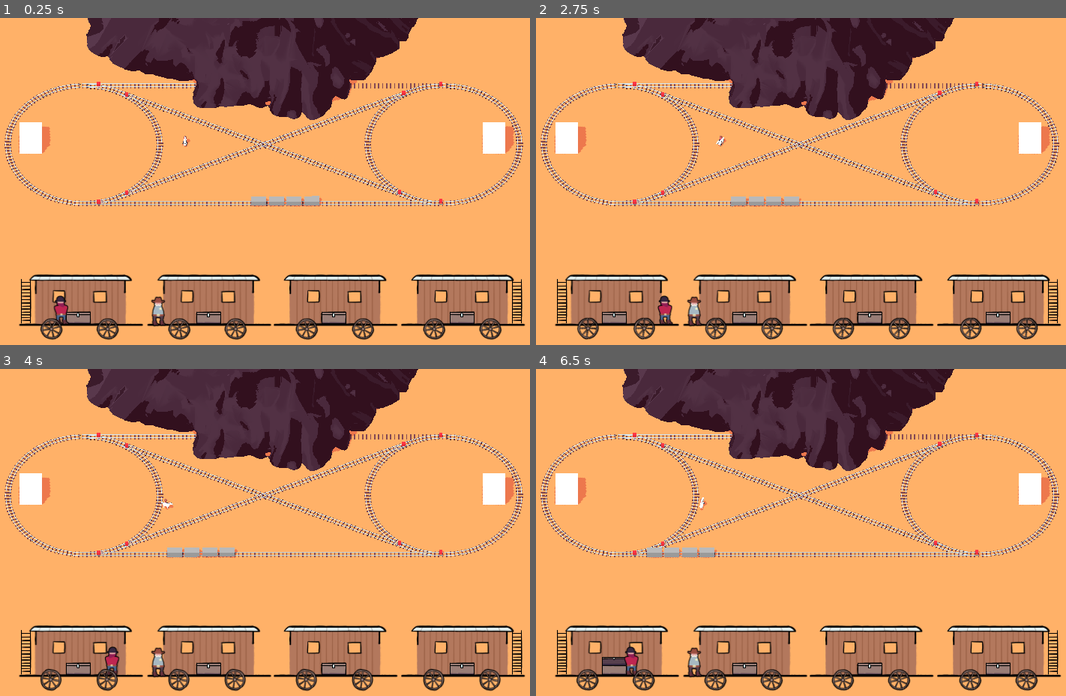
Above: before the commit, frames 1-4 (two rows, left to right).
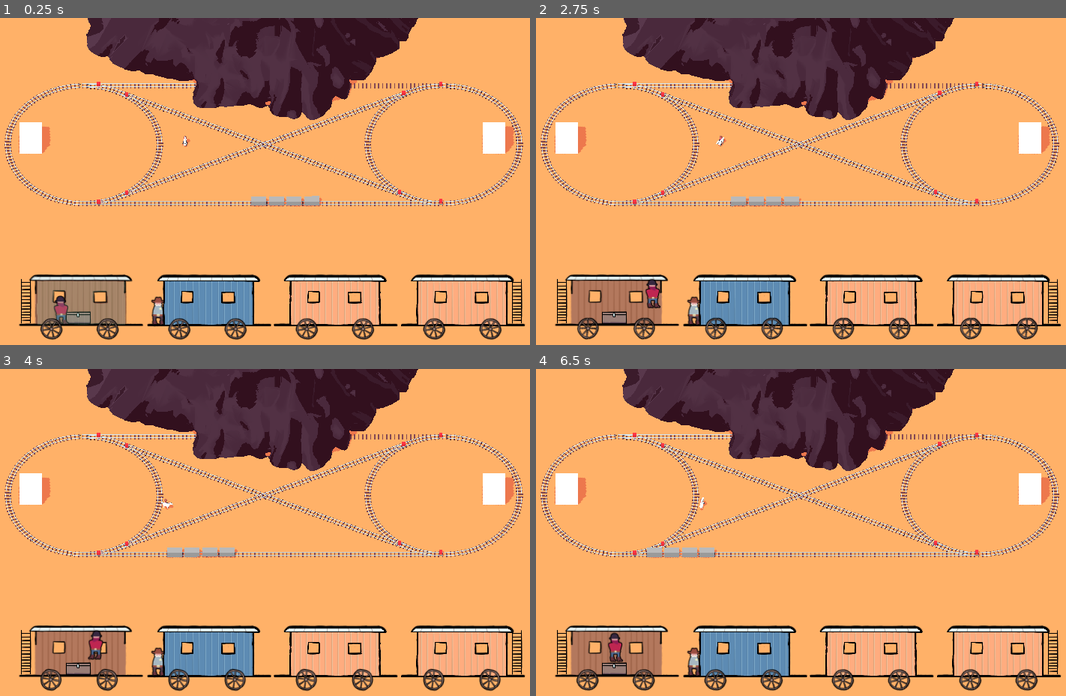
Above: after the commit, the same moments.

Repository: Miltage/train-heist
Game: Godot game, scene res://scenes/main.tscn
Same seed, same stepped clock (60 frames per second), same inputs: the game is played once before the commit and once after it.
Inputs (mouse positions are in pixels of both pictures, inside the frame that each line leads up to):
- Up to frame 1 (0.25 s): no input
- Up to frame 2 (2.75 s): move the mouse to (938, 168) at 0.52 s; hold D (steer_right) 0.53-1.28 s; tap Space (jump, bound only after the commit) at 0.6, 0.77, 1.07, 1.52, 1.55, 1.82, 2.3 s; move the mouse to (684, 204) at 1.27 s; hold S (move_backward) 1.28-2.03 s; click (684, 204) at 1.35 s; move the mouse to (864, 112) at 2.02 s; hold D (steer_right) from 2.03 s (still down); right-click (864, 112) at 2.1 s
- Up to frame 3 (4 s): move the mouse to (238, 604) at 2.77 s; release D (steer_right) at 2.78 s; hold W (move_forward) 2.78-3.53 s; tap Space (jump, bound only after the commit) at 2.85, 3.02, 3.32, 3.77, 3.8 s; move the mouse to (450, 588) at 3.52 s; hold A (steer_left) from 3.53 s (still down); click (450, 588) at 3.6 s
- Up to frame 4 (6.5 s): tap Space (jump, bound only after the commit) at 4.07, 4.52, 4.55, 4.82, 5.1, 6.02, 6.05, 6.32 s; move the mouse to (626, 486) at 4.27 s; right-click (626, 486) at 4.35 s; move the mouse to (838, 539) at 5.02 s; release A (steer_left) at 5.03 s; hold S (move_backward) 5.03-5.78 s; move the mouse to (716, 454) at 5.77 s; hold D (steer_right) from 5.78 s (still down); click (716, 454) at 5.85 s

The runs differ from the first frame. In frame 1, 7.5% of the frame differs, in the area x 3-100%, y 78-95%; in frame 2, 7.4%; in frame 3, 7.4%; in frame 4, 7.5%.

Commit message:
Add carriage areas

Diff:
--- a/project.godot
+++ b/project.godot
@@ -61,6 +61,11 @@
 "events": [Object(InputEventMouseButton,"resource_local_to_scene":false,"resource_name":"","device":-1,"window_id":0,"a …(253 unchanged characters)…
 ]
 }
+jump={
+"deadzone": 0.2,
+"events": [Object(InputEventKey,"resource_local_to_scene":false,"resource_name":"","device":-1,"window_id":0,"alt_pressed":false,"shift_pressed":false,"ctrl_pressed":false,"meta_pressed":false,"pressed":false,"keycode":0,"physical_keycode":32,"key_label":0,"unicode":32,"location":0,"echo":false,"script":null)
+]
+}
 
 [physics]
 
--- /dev/null
+++ b/scenes/carriage_area.tscn
@@ -0,0 +1,19 @@
+[gd_scene load_steps=4 format=3 uid="uid://dr47mpigdugv1"]
+
+[ext_resource type="Texture2D" uid="uid://23cks6cw1hkv" path="res://krita/front1.png" id="1_bvxca"]
+[ext_resource type="Script" uid="uid://c1135e70vfnj" path="res://scripts/CarriageArea.gd" id="1_qsm86"]
+
+[sub_resource type="RectangleShape2D" id="RectangleShape2D_qsm86"]
+size = Vector2(586, 246)
+
+[node name="CarriageArea" type="Area2D"]
+script = ExtResource("1_qsm86")
+
+[node name="CollisionShape2D" type="CollisionShape2D" parent="."]
+shape = SubResource("RectangleShape2D_qsm86")
+
+[node name="Sprite" type="Sprite2D" parent="."]
+texture = ExtResource("1_bvxca")
+
+[connection signal="body_entered" from="." to="." method="_on_body_entered"]
+[connection signal="body_exited" from="." to="." method="_on_body_exited"]
--- a/scenes/train_2d.tscn
+++ b/scenes/train_2d.tscn
@@ -6,9 +6,8 @@
 [ext_resource type="PackedScene" uid="uid://irdqu84riblt" path="res://scenes/bandit.tscn" id="3_jwsgh"]
 [ext_resource type="Texture2D" uid="uid://cjtxq5hhngj8g" path="res://krita/front4.png" id="4_kgevx"]
 [ext_resource type="PackedScene" uid="uid://bbfkc27lg5t4k" path="res://scenes/chest.tscn" id="4_ko07q"]
-[ext_resource type="Texture2D" uid="uid://0rvxjh72r8ye" path="res://krita/front2.png" id="6_ac5vk"]
+[ext_resource type="PackedScene" uid="uid://dr47mpigdugv1" path="res://scenes/carriage_area.tscn" id="7_ac5vk"]
 [ext_resource type="Texture2D" uid="uid://cwyhyb5clg7uv" path="res://krita/front3.png" id="7_jwsgh"]
-[ext_resource type="Texture2D" uid="uid://23cks6cw1hkv" path="res://krita/front1.png" id="8_mnbqa"]
 [ext_resource type="Texture2D" uid="uid://cac3njo8rfe5f" path="res://krita/wheel.png" id="9_jwsgh"]
 [ext_resource type="PackedScene" uid="uid://byet87hxjcpvt" path="res://scenes/ladder.tscn" id="10_mnbqa"]
 
@@ -22,11 +21,9 @@
 
 [node name="Ladder" parent="." instance=ExtResource("10_mnbqa")]
 position = Vector2(102.5, 222.5)
-scale = Vector2(1, 1)
 
 [node name="Ladder2" parent="." instance=ExtResource("10_mnbqa")]
 position = Vector2(2722.5, 222.5)
-scale = Vector2(1, 1)
 
 [node name="Carriage1" parent="." instance=ExtResource("1_a8ued")]
 position = Vector2(398, 216)
@@ -42,19 +39,15 @@
 
 [node name="Chest1" parent="." instance=ExtResource("4_ko07q")]
 position = Vector2(1077.5, 295)
-scale = Vector2(1, 1)
 
 [node name="Chest2" parent="." instance=ExtResource("4_ko07q")]
 position = Vector2(1745, 295)
-scale = Vector2(1, 1)
 
 [node name="Chest3" parent="." instance=ExtResource("4_ko07q")]
 position = Vector2(2430, 295)
-scale = Vector2(1, 1)
 
 [node name="Chest4" parent="." instance=ExtResource("4_ko07q")]
 position = Vector2(382.5, 295)
-scale = Vector2(1, 1)
 
 [node name="Bandit" parent="." instance=ExtResource("3_jwsgh")]
 position = Vector2(290, 257.5)
@@ -63,25 +56,19 @@
 position = Vector2(810, 272.5)
 texture = ExtResource("3_823e8")
 
-[node name="Front1" type="Sprite2D" parent="."]
-visible = false
-position = Vector2(397.5, 217.5)
-texture = ExtResource("4_kgevx")
+[node name="Front1" parent="." instance=ExtResource("7_ac5vk")]
+position = Vector2(2435, 220)
 
-[node name="Front2" type="Sprite2D" parent="."]
-visible = false
-position = Vector2(1082.5, 217.5)
-texture = ExtResource("6_ac5vk")
+[node name="Front2" parent="." instance=ExtResource("7_ac5vk")]
+position = Vector2(1757.5, 220)
 
-[node name="Front3" type="Sprite2D" parent="."]
-visible = false
-position = Vector2(1757.5, 217.5)
+[node name="Front3" parent="." instance=ExtResource("7_ac5vk")]
+position = Vector2(1082.5, 220)
 texture = ExtResource("7_jwsgh")
 
-[node name="Front4" type="Sprite2D" parent="."]
-visible = false
-position = Vector2(2437.5, 217.5)
-texture = ExtResource("8_mnbqa")
+[node name="Front4" parent="." instance=ExtResource("7_ac5vk")]
+position = Vector2(402.5, 220)
+texture = ExtResource("4_kgevx")
 
 [node name="Wheel1" type="Sprite2D" parent="."]
 position = Vector2(2280, 367.5)
@@ -119,15 +106,12 @@
 
 [node name="CollisionShape2D" type="CollisionShape2D" parent="Boundaries"]
 position = Vector2(21.25, 131.25)
-scale = Vector2(1, 1)
 shape = SubResource("RectangleShape2D_jwsgh")
 
 [node name="CollisionShape2D2" type="CollisionShape2D" parent="Boundaries"]
 position = Vector2(2808.75, 131.25)
-scale = Vector2(1, 1)
 shape = SubResource("RectangleShape2D_jwsgh")
 
 [node name="CollisionShape2D3" type="CollisionShape2D" parent="Boundaries"]
 position = Vector2(2808.75, 131.25)
-scale = Vector2(1, 1)
 shape = SubResource("RectangleShape2D_jwsgh")
--- a/scripts/Bandit.gd
+++ b/scripts/Bandit.gd
@@ -16,7 +16,12 @@
 
     if (Input.is_action_just_pressed("move_forward")):
         if (overlappingLadder): onLadder = true
-        else: velocity.y = -220
+        else: jump()
+
+    if (Input.is_action_just_pressed("jump") && !onLadder):
+        jump()
+    elif (Input.is_action_just_pressed("jump") && onLadder):
+        onLadder = false
 
     if (velocity.x < 0): dir = -1
     elif (velocity.x > 0): dir = 1
@@ -36,3 +41,6 @@
     if (!onLadder): velocity.y += 10
     move_and_slide()
     $Sprite2D.flip_h = dir < 0
+
+func jump() -> void:
+    velocity.y = -220
--- /dev/null
+++ b/scripts/CarriageArea.gd
@@ -0,0 +1,19 @@
+@tool
+extends Area2D
+
+@export var texture:Texture2D : set = set_texture
+
+var banditOverlapping:bool = false
+
+func _on_body_entered(body:Node2D) -> void:
+	if (body is Bandit): banditOverlapping = true
+
+func _on_body_exited(body:Node2D) -> void:
+	if (body is Bandit): banditOverlapping = false
+
+func _process(_delta: float) -> void:
+	$Sprite.modulate.a = lerp($Sprite.modulate.a, 0.0 if banditOverlapping else 1.0, 0.1)
+
+func set_texture(newTexture:Texture2D) -> void:
+	texture = newTexture
+	$Sprite.texture = newTexture
--- a/scripts/Chest.gd
+++ b/scripts/Chest.gd
@@ -57,3 +57,7 @@
 	elif (state == ChestState.OPEN): $Open.show()
 	elif (state == ChestState.HIDING): $Hidden.show()
 	elif (state == ChestState.LOCKED): $Lockedd.show()
+	scale = Vector2.ONE * 1.2
+
+func _process(_delta: float) -> void:
+	scale = scale.lerp(Vector2.ONE, 0.4)
Not shown: 1 places in scenes/train_2d.tscn that only renumber resources
Not shown, added: scripts/CarriageArea.gd.uid
